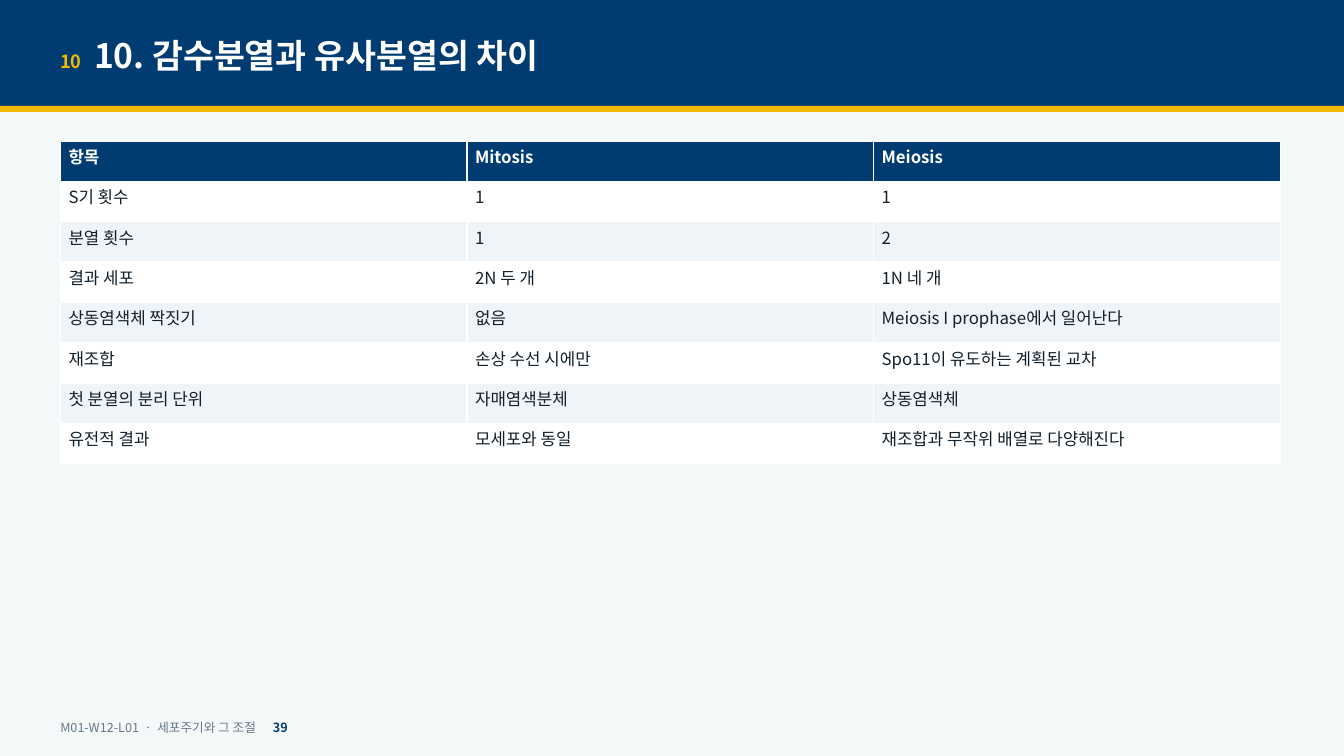
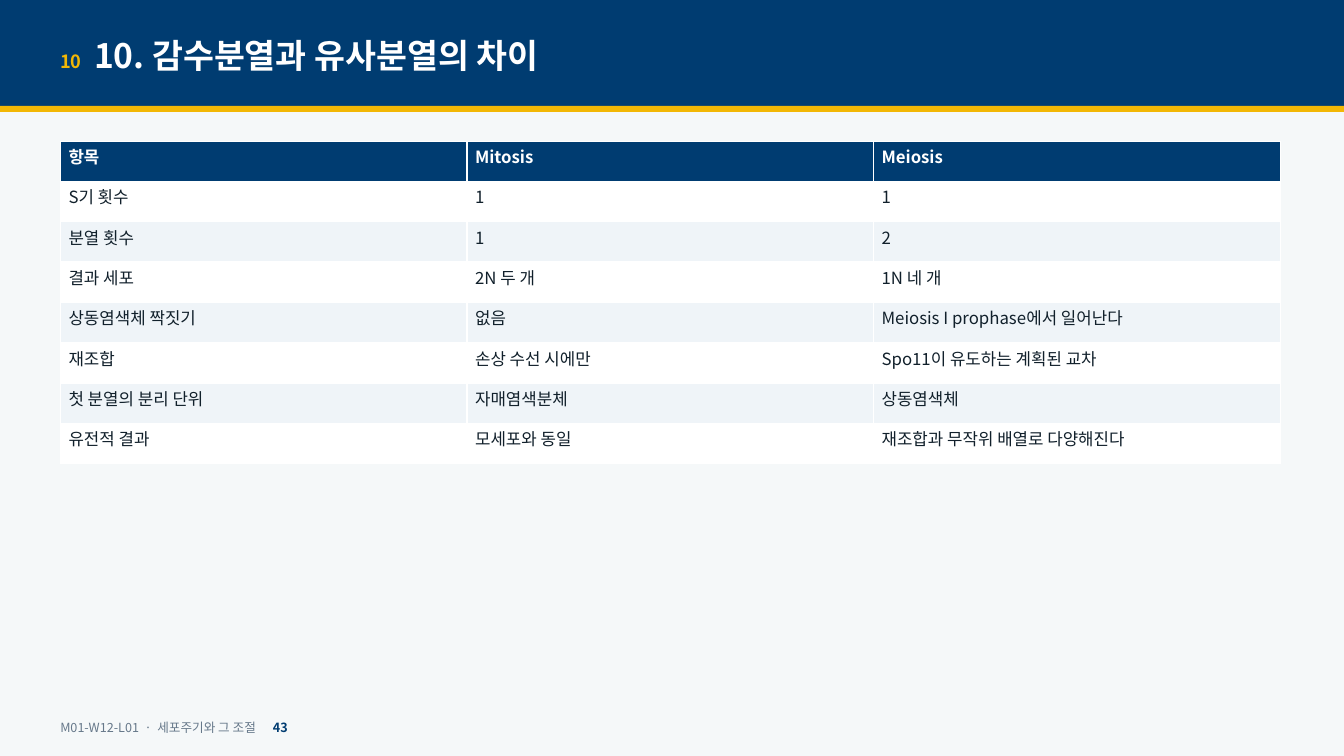
Before and after one commit to hoperiasd2/hoperiasd2.github.io, a slide deck: slide 43 of curriculum/M01/W12/L01/slides.pptx (slide 39 before the commit). Drawn at 1344x756 pixels with LibreOffice and Linux fonts; fonts in the diff are those of the drawing. Boxes give left, top, right and bottom in pixels: in the first picture for what was removed or moved away, otherwise in the second. Text is boxed around its words. In the diff, an @@ line names an element or a change of style, - is before the commit and + after.

```diff
--- a/curriculum/M01/W12/L01/slides.pptx
+++ b/curriculum/M01/W12/L01/slides.pptx
@@ text at (60,721,288,733): text changed @@
-M01-W12-L01 · 세포주기와 그 조절 39
+M01-W12-L01 · 세포주기와 그 조절 43
```
Also in this commit, not shown: 44 other slides changed, 9 slides added, 29 other files.
